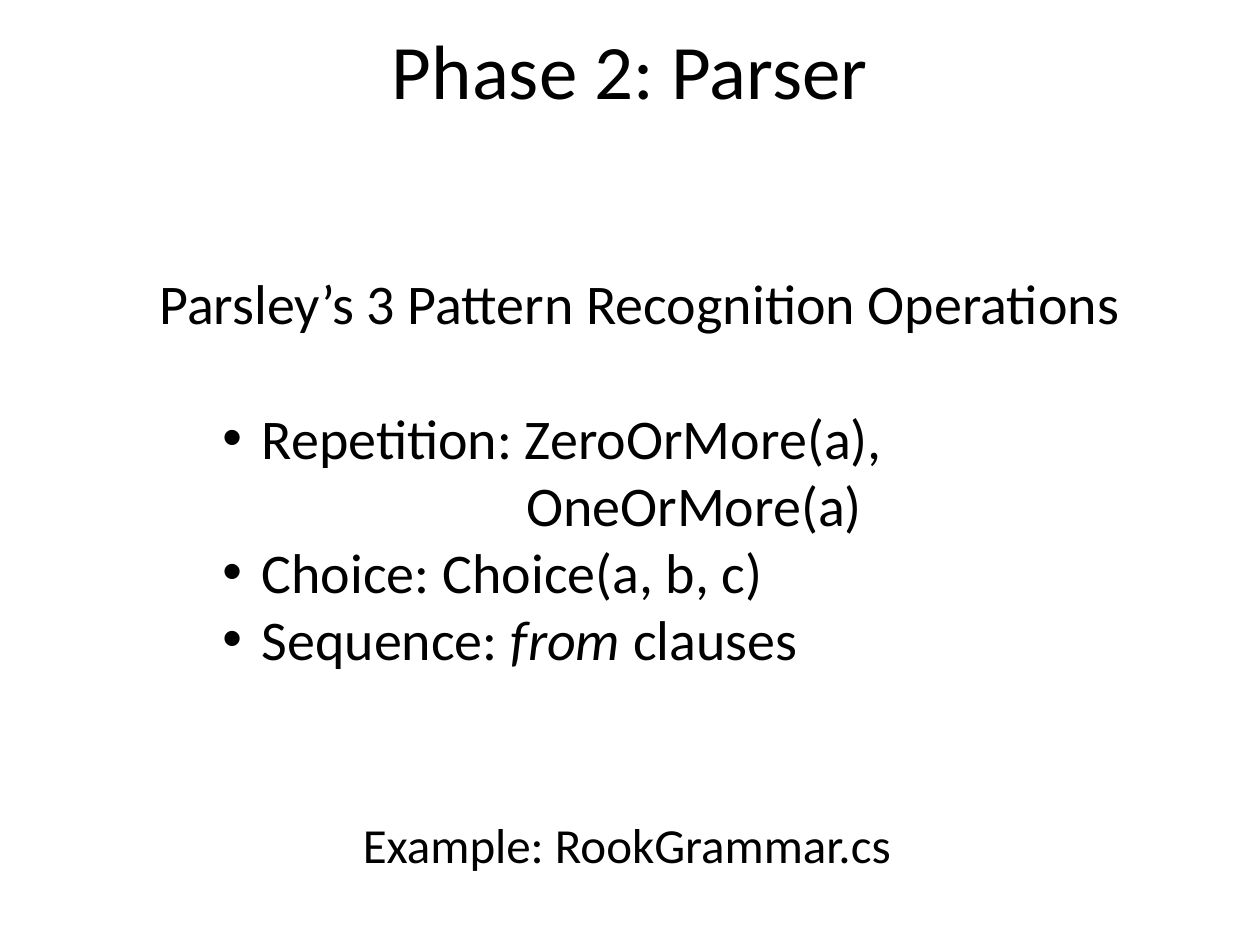
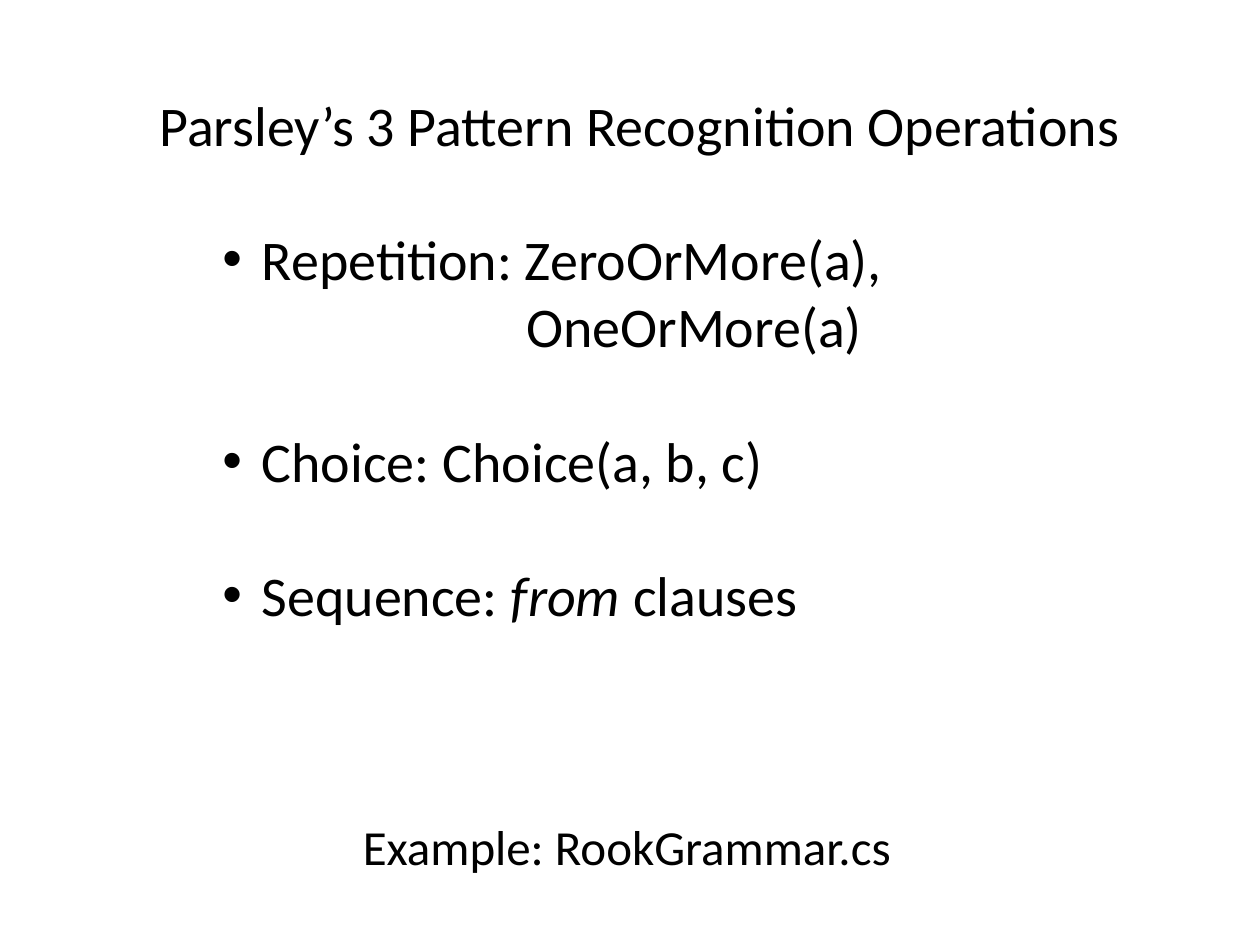
Before and after one commit to plioi/presentations, a slide deck: slide 10 of BuildingALanguage/BuildingALanguage.pptx (slide 9 before the commit). Drawn at 1260x945 pixels with LibreOffice and Linux fonts; fonts in the diff are those of the drawing. Boxes give left, top, right and bottom in pixels: in the first picture for what was removed or moved away, otherwise in the second. Text is boxed around its words. In the diff, an @@ line names an element or a change of style, - is before the commit and + after.

```diff
--- a/BuildingALanguage/BuildingALanguage.pptx
+++ b/BuildingALanguage/BuildingALanguage.pptx
@@ title removed at (392, 45, 868, 100) @@
-Phase 2: Parser
@@ text "Parsley’s 3 Pattern Recognition Operations" rewrapped from (159, 284, 1119, 669) to (159, 106, 1119, 625) @@
```
Also in this commit, not shown: 10 other slides changed, 2 slides added, 1 slide removed.
